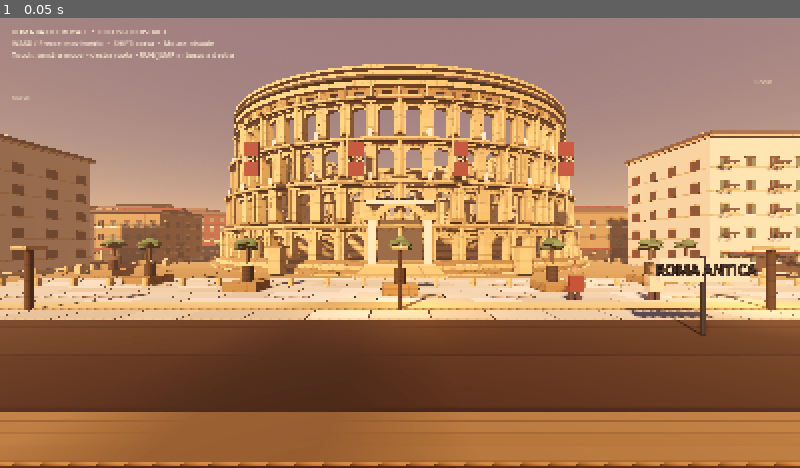
Above: before the commit, frame 1.
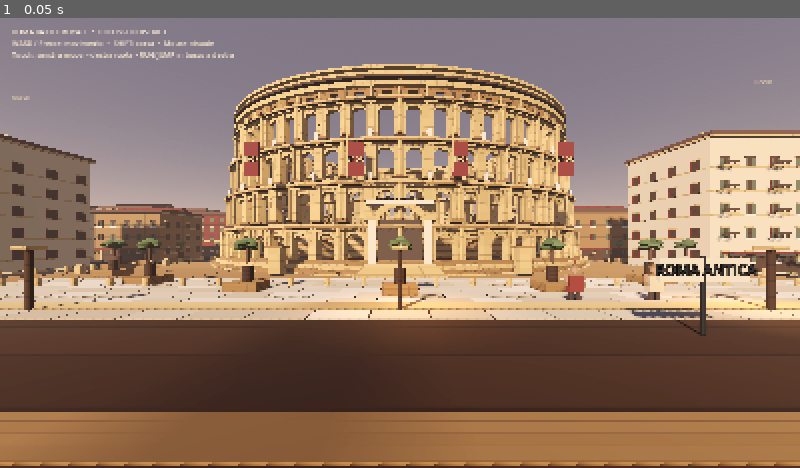
Above: after the commit, the same moment.

Repository: romabattleroyale/Roma-BRT
Game: Godot game, scene res://main.tscn
Two runs of this game, one before a commit and one after it. Both use one fixed random seed, a clock stepped at 60 frames per second and the inputs below.
Inputs:
- Up to frame 1 (0.05 s): no input

The runs differ from the first frame. In frame 1, 43% of the frame differs, in the area x 0-100%, y 0-87%.

Commit message:
Balance lighting and reduce orange overexposure

Diff:
--- a/quality_lab/main.gd
+++ b/quality_lab/main.gd
@@ -191,39 +191,39 @@
 	var sky := Sky.new()
 	var sky_mat := ProceduralSkyMaterial.new()
 	sky_mat.sky_top_color = Color("#27365d")
-	sky_mat.sky_horizon_color = Color("#f1ad76")
-	sky_mat.ground_bottom_color = Color("#3a2b2a")
-	sky_mat.ground_horizon_color = Color("#c98960")
+	sky_mat.sky_horizon_color = Color("#dfb49b")
+	sky_mat.ground_bottom_color = Color("#393638")
+	sky_mat.ground_horizon_color = Color("#b99582")
 	sky.sky_material = sky_mat
 	env.sky = sky
 	env.ambient_light_source = Environment.AMBIENT_SOURCE_SKY
-	env.ambient_light_energy = 0.9
+	env.ambient_light_energy = 0.78
 	env.tonemap_mode = Environment.TONE_MAPPER_FILMIC
 	env.glow_enabled = true
 	env.glow_intensity = 0.28
 	env.glow_strength = 0.72
 	env.glow_bloom = 0.08
 	env.ssao_enabled = true
-	env.ssao_radius = 2.6
-	env.ssao_intensity = 1.55
+	env.ssao_radius = 1.9
+	env.ssao_intensity = 1.18
 	env.ssao_power = 1.45
 	env.ssil_enabled = true
 	env.ssil_radius = 5.0
-	env.ssil_intensity = 0.65
+	env.ssil_intensity = 0.42
 	env.adjustment_enabled = true
-	env.adjustment_contrast = 1.08
-	env.adjustment_saturation = 0.94
+	env.adjustment_contrast = 1.04
+	env.adjustment_saturation = 0.88
 	env.fog_enabled = true
-	env.fog_light_color = Color("#d8a07b")
-	env.fog_light_energy = 0.72
-	env.fog_density = 0.003
+	env.fog_light_color = Color("#c7ada0")
+	env.fog_light_energy = 0.52
+	env.fog_density = 0.0018
 	env.fog_sky_affect = 0.38
 	world.environment = env
 	add_child(world)
 	var sun := DirectionalLight3D.new()
 	sun.rotation_degrees = Vector3(-34, -28, 0)
-	sun.light_color = Color("#ffd9b0")
-	sun.light_energy = 0.62
+	sun.light_color = Color("#ffe2c5")
+	sun.light_energy = 0.56
 	sun.shadow_enabled = true
 	sun.directional_shadow_max_distance = 180.0
 	add_child(sun)
